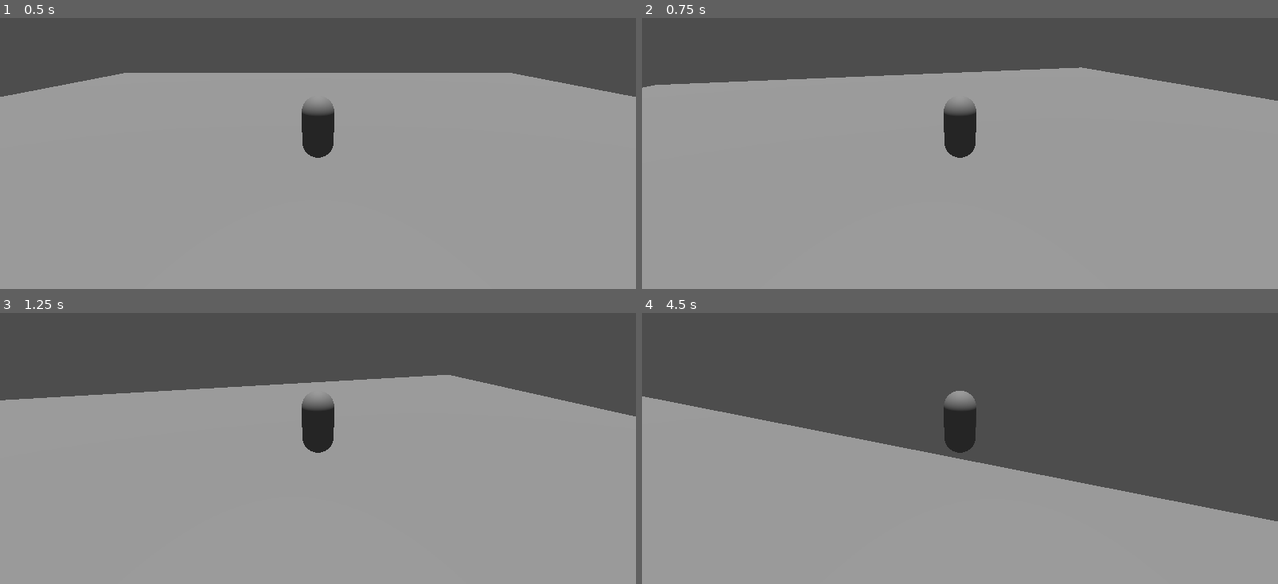
Above: before the commit, frames 1-4 (two rows, left to right).
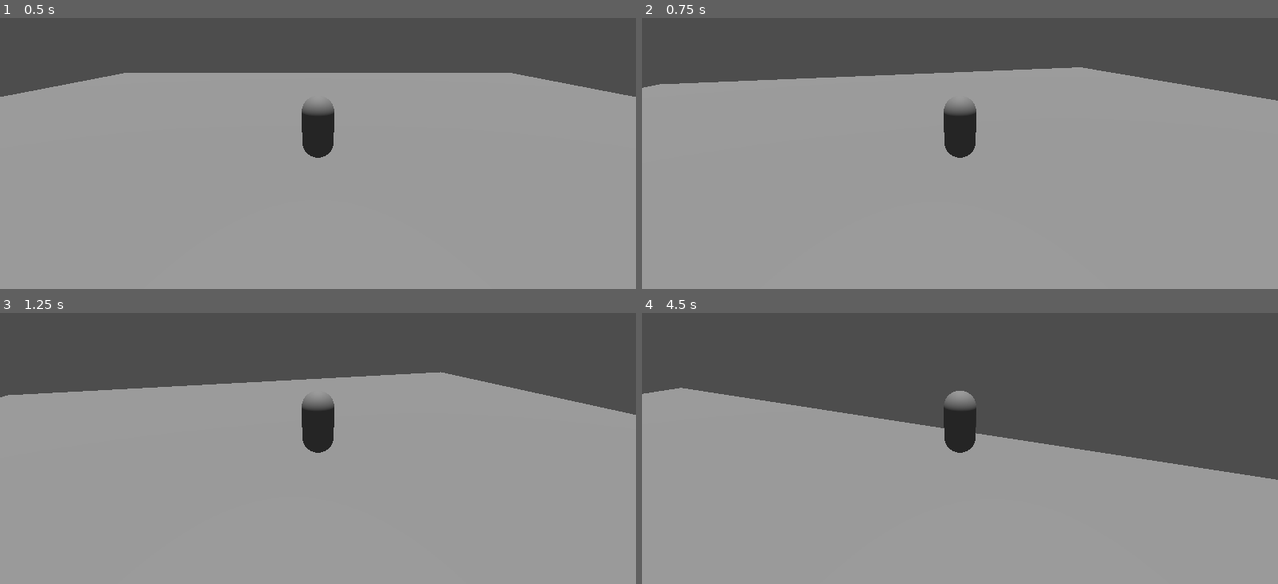
Above: after the commit, the same moments.

Repository: kyle-hessel/godot-action-prototype
Game: Godot game, scene res://scenes/main.tscn
The game is run twice, just before and just after one commit, with the same random seed, the same clock (stepped at 60 frames per second) and the same inputs.
Inputs (mouse positions are in pixels of both pictures, inside the frame that each line leads up to):
- Up to frame 1 (0.5 s): no input
- Up to frame 2 (0.75 s): tap Enter at 0.5 s; move the mouse to (991, 110) at 0.52 s; hold W (forward) from 0.53 s (still down)
- Up to frame 3 (1.25 s): keep holding W (forward); tap Space (jump) at 0.77 s
- Up to frame 4 (4.5 s): keep holding W (forward); move the mouse to (928, 407) at 1.27 s; tap Space (jump) at 1.52, 3.02, 3.77 s; move the mouse to (972, 399) at 2.02 s; move the mouse to (953, 410) at 2.77 s; move the mouse to (1004, 410) at 3.52 s; move the mouse to (909, 402) at 4.27 s

Frame 1 is identical in both runs. In frame 2, 0.1% of the frame differs, in the area x 0-100%, y 18-31%; in frame 3, 1.1%; in frame 4, 9.9%, in the area x 0-100%, y 27-77%.

Commit message:
Added delta time to movement calculations and adjusted values accordingly.

Diff:
--- a/project.godot
+++ b/project.godot
@@ -56,13 +56,23 @@
 , Object(InputEventJoypadButton,"resource_local_to_scene":false,"resource_name":"","device":-1,"button_index":0,"pressure":0.0,"pressed":false,"script":null)
 ]
 }
-camera_joystick_left={
+player_turn_left_joystick={
 "deadzone": 0.5,
 "events": [Object(InputEventJoypadMotion,"resource_local_to_scene":false,"resource_name":"","device":-1,"axis":2,"axis_value":-1.0,"script":null)
 ]
 }
-camera_joystick_right={
+player_turn_right_joystick={
 "deadzone": 0.5,
 "events": [Object(InputEventJoypadMotion,"resource_local_to_scene":false,"resource_name":"","device":-1,"axis":2,"axis_value":1.0,"script":null)
 ]
 }
+camera_up_joystick={
+"deadzone": 0.5,
+"events": [Object(InputEventJoypadMotion,"resource_local_to_scene":false,"resource_name":"","device":-1,"axis":3,"axis_value":-1.0,"script":null)
+]
+}
+camera_down_joystick={
+"deadzone": 0.5,
+"events": [Object(InputEventJoypadMotion,"resource_local_to_scene":false,"resource_name":"","device":-1,"axis":3,"axis_value":1.0,"script":null)
+]
+}
--- a/scenes/player.tscn
+++ b/scenes/player.tscn
@@ -6,15 +6,23 @@
 
 [sub_resource type="CapsuleMesh" id="CapsuleMesh_e07yc"]
 
+[sub_resource type="SphereMesh" id="SphereMesh_3y76t"]
+radius = 0.3
+height = 0.6
+
 [node name="Player" type="CharacterBody3D"]
 transform = Transform3D(1, 0, 0, 0, 1, 0, 0, 0, 1, 0, 1.05848, -4.77532)
 script = ExtResource("1_nm7dn")
 
-[node name="CollisionShape3D" type="CollisionShape3D" parent="."]
+[node name="PlayerCollisionCapsule" type="CollisionShape3D" parent="."]
 shape = SubResource("CapsuleShape3D_j7t00")
 
-[node name="MeshInstance3D" type="MeshInstance3D" parent="."]
+[node name="PlayerMeshCapsule" type="MeshInstance3D" parent="."]
 mesh = SubResource("CapsuleMesh_e07yc")
 
-[node name="Camera3D" type="Camera3D" parent="."]
+[node name="MeshInstance3D" type="MeshInstance3D" parent="PlayerMeshCapsule"]
+transform = Transform3D(1, 0, 0, 0, 1, 0, 0, 0, 1, 0, 0.404529, -0.354545)
+mesh = SubResource("SphereMesh_3y76t")
+
+[node name="PlayerCam" type="Camera3D" parent="."]
 transform = Transform3D(1, 0, 0, 0, 0.951819, 0.306659, 0, -0.306659, 0.951819, 0, 2.72658, 6.76776)
--- a/scripts/Player.gd
+++ b/scripts/Player.gd
@@ -4,8 +4,9 @@
 var player_speed_current: float = 0.0
 @export var player_speed_walk_max: float = 5.0
 @export var player_speed_run_max: float = player_speed_walk_max * 1.5
-@export var player_walk_accel_rate: float = 0.25
-@export var player_run_accel_rate: float = 0.5
+@export var player_walk_accel_rate: float = 4
+@export var player_run_accel_rate: float = 6
+@export var player_decel_rate: float = 1.2
 @export var jump_velocity: float = 4.5
 @export var mouse_sensitivity: float = 2.5
 @export var joystick_sensitivity: float = 0.05
@@ -14,8 +15,11 @@
 var gravity: float = ProjectSettings.get_setting("physics/3d/default_gravity")
 
 func _ready():
+
 	# capture mouse movement for camera navigation
 	Input.mouse_mode = Input.MOUSE_MODE_CAPTURED
+
+
 
 func _physics_process(delta: float) -> void:
 
@@ -37,7 +41,7 @@
 
 		#acceleration
 		if player_speed_current < player_speed_walk_max:
-			player_speed_current += player_walk_accel_rate
+			player_speed_current += (player_walk_accel_rate * delta)
 		elif player_speed_current > player_speed_walk_max:
 			player_speed_current = player_speed_walk_max
 
@@ -49,8 +53,8 @@
 		# deceleration
 		player_speed_current = 0
 
-		velocity.x = move_toward(velocity.x, 0, player_speed_walk_max * 0.05)
-		velocity.z = move_toward(velocity.z, 0, player_speed_walk_max * 0.05)
+		velocity.x = move_toward(velocity.x, 0, player_speed_walk_max * player_decel_rate * delta)
+		velocity.z = move_toward(velocity.z, 0, player_speed_walk_max * player_decel_rate * delta)
 
 	# debug
 	print(player_speed_current)
@@ -58,10 +62,11 @@
 
 	### CAMERA ###
 
-	# controller camera rotation
-	rotate_y(Input.get_action_strength("camera_joystick_left") * joystick_sensitivity)
-	rotate_y(Input.get_action_strength("camera_joystick_right") * -joystick_sensitivity)
+	# controller player rotation
+	rotate_y(Input.get_action_strength("player_turn_left_joystick") * joystick_sensitivity)
+	rotate_y(Input.get_action_strength("player_turn_right_joystick") * -joystick_sensitivity)
 
+	# processes collisions: see https://godotengine.org/qa/44624/kinematicbody3d-move_and_slide-move_and_collide-different
 	move_and_slide()
 
 func _input(event):
@@ -69,7 +74,7 @@
 
 	### CAMERA ###
 
-	# mouse camera rotation
+	# mouse player rotation
 	if (event is InputEventMouseMotion):
 		# mouse x movement (in 2d monitor space) becomes player rotation in 3D space around the Y axis.
 		rotation.y -= event.relative.x / 1000 * mouse_sensitivity
Not shown: 1 places in scenes/player.tscn that only renumber resources
